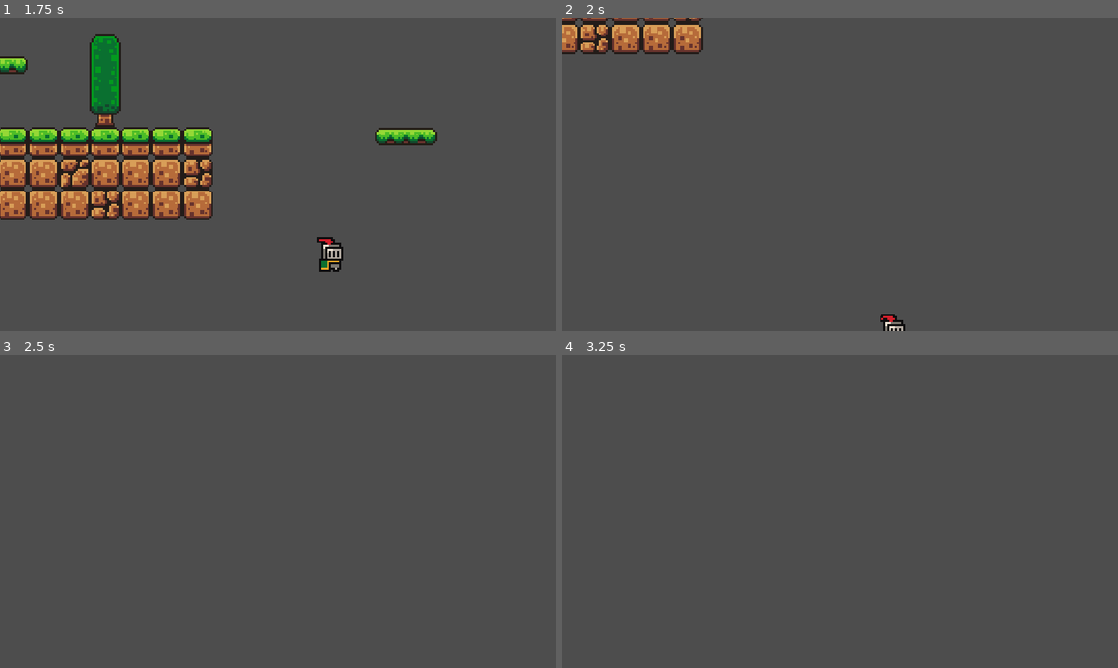
Above: before the commit, frames 1-4 (two rows, left to right).
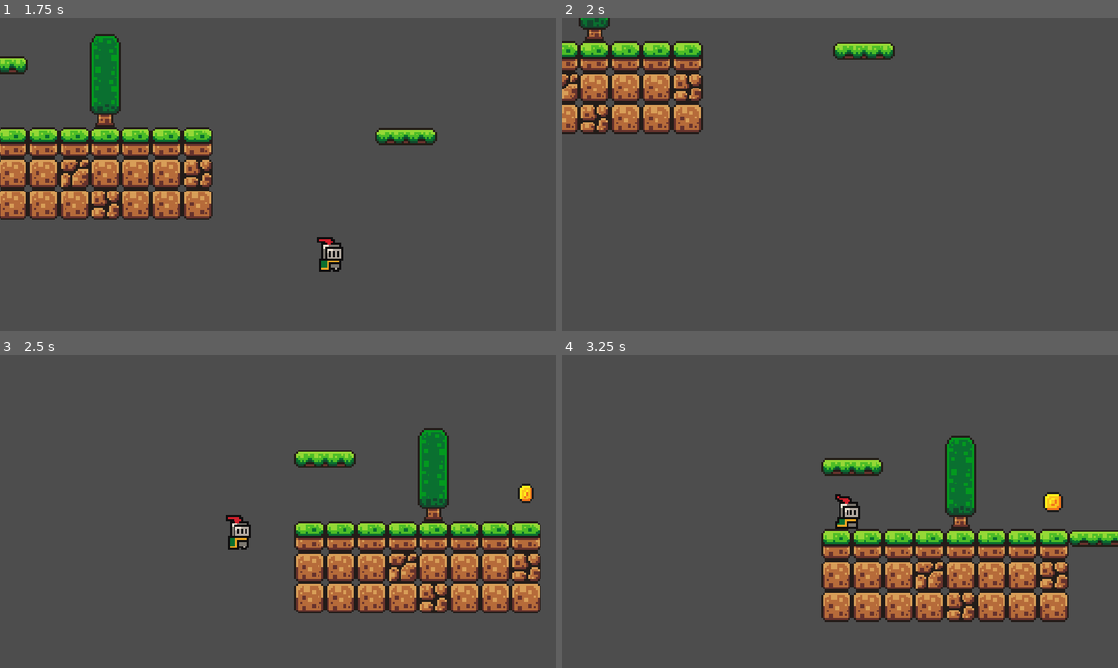
Above: after the commit, the same moments.

Repository: syscall99/A-Knight-to-Remember
Game: Godot game, scene res://scenes/game.tscn
Same seed, same stepped clock (60 frames per second), same inputs: the game is played once before the commit and once after it.
Inputs:
- Up to frame 1 (1.75 s): tap Enter (ui_accept) at 0.5, 0.77, 1.52 s; hold Right (ui_right) from 0.53 s (still down)
- Up to frame 2 (2 s): keep holding Right (ui_right)
- Up to frame 3 (2.5 s): release Right (ui_right) at 2.03 s; hold Left (ui_left) from 2.03 s (still down)
- Up to frame 4 (3.25 s): release Left (ui_left) at 2.78 s; hold Right (ui_right) from 2.78 s (still down); tap Enter (ui_accept) at 3.02 s

Frame 1 is identical in both runs. In frame 2, 9.7% of the frame differs, in the area x 0-62%, y 0-100%; in frame 3, 15%; in frame 4, 16%, in the area x 46-100%, y 25-86%.

Commit message:
Timer added to the killzone as an ability to spawn the character clearly after they die

Diff:
--- a/scenes/game.tscn
+++ b/scenes/game.tscn
@@ -4,6 +4,7 @@
 [ext_resource type="PackedScene" uid="uid://brd6aufrommjp" path="res://scenes/player.tscn" id="1_uwrxv"]
 [ext_resource type="Texture2D" uid="uid://dcrehsbkkkdra" path="res://assets/sprites/world_tileset.png" id="2_yqjtg"]
 [ext_resource type="PackedScene" uid="uid://cuc8jfg6r63yn" path="res://scenes/coin.tscn" id="4_lbhrr"]
+[ext_resource type="PackedScene" uid="uid://byfesttvnv0rg" path="res://scenes/killzone.tscn" id="5_iywne"]
 
 [sub_resource type="Animation" id="Animation_lnu2h"]
 resource_name = "Move"
@@ -207,6 +208,8 @@
 physics_layer_0/collision_layer = 1
 sources/0 = SubResource("TileSetAtlasSource_lnu2h")
 
+[sub_resource type="WorldBoundaryShape2D" id="WorldBoundaryShape2D_uk0u6"]
+
 [node name="Game" type="Node2D" unique_id=1503368369]
 
 [node name="Player" parent="." unique_id=1773931221 instance=ExtResource("1_uwrxv")]
@@ -215,6 +218,7 @@
 [node name="Camera2D" type="Camera2D" parent="Player" unique_id=985857297]
 position = Vector2(0, -9)
 zoom = Vector2(4, 4)
+limit_bottom = 150
 position_smoothing_enabled = true
 
 [node name="Platform" parent="." unique_id=1207837341 instance=ExtResource("1_lnu2h")]
@@ -233,3 +237,9 @@
 
 [node name="Coin" parent="." unique_id=82786452 instance=ExtResource("4_lbhrr")]
 position = Vector2(120, -14)
+
+[node name="Killzone" parent="." unique_id=48143540 instance=ExtResource("5_iywne")]
+position = Vector2(0, 61)
+
+[node name="CollisionShape2D" type="CollisionShape2D" parent="Killzone" unique_id=1815484510]
+shape = SubResource("WorldBoundaryShape2D_uk0u6")
--- /dev/null
+++ b/scenes/killzone.tscn
@@ -0,0 +1,14 @@
+[gd_scene format=3 uid="uid://byfesttvnv0rg"]
+
+[ext_resource type="Script" uid="uid://cuj6e1mf2xf20" path="res://scripts/killzone.gd" id="1_xlapc"]
+
+[node name="Killzone" type="Area2D" unique_id=48143540]
+collision_mask = 2
+script = ExtResource("1_xlapc")
+
+[node name="Timer" type="Timer" parent="." unique_id=456451436]
+wait_time = 0.5
+one_shot = true
+
+[connection signal="body_entered" from="." to="." method="_on_body_entered"]
+[connection signal="timeout" from="Timer" to="." method="_on_timer_timeout"]
--- /dev/null
+++ b/scripts/killzone.gd
@@ -0,0 +1,10 @@
+extends Area2D
+
+@onready var timer: Timer = $Timer
+
+func _on_body_entered(body: Node2D) -> void:
+	print("You Died!")
+	timer.start()
+
+func _on_timer_timeout() -> void:
+	get_tree().reload_current_scene()
Not shown, added: scripts/killzone.gd.uid
